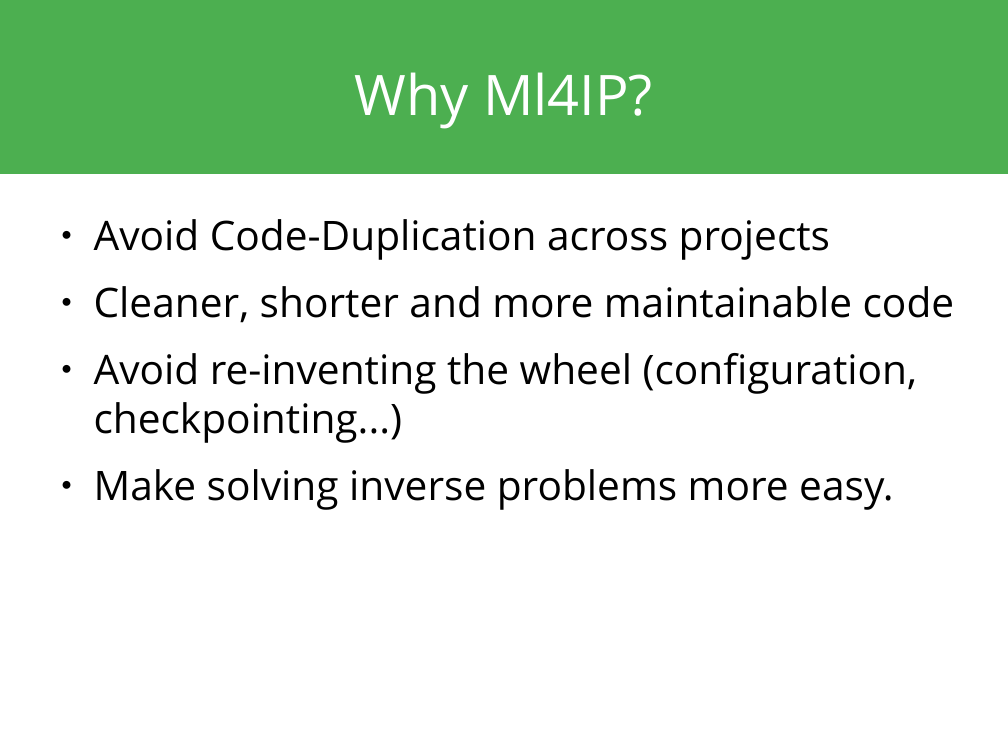
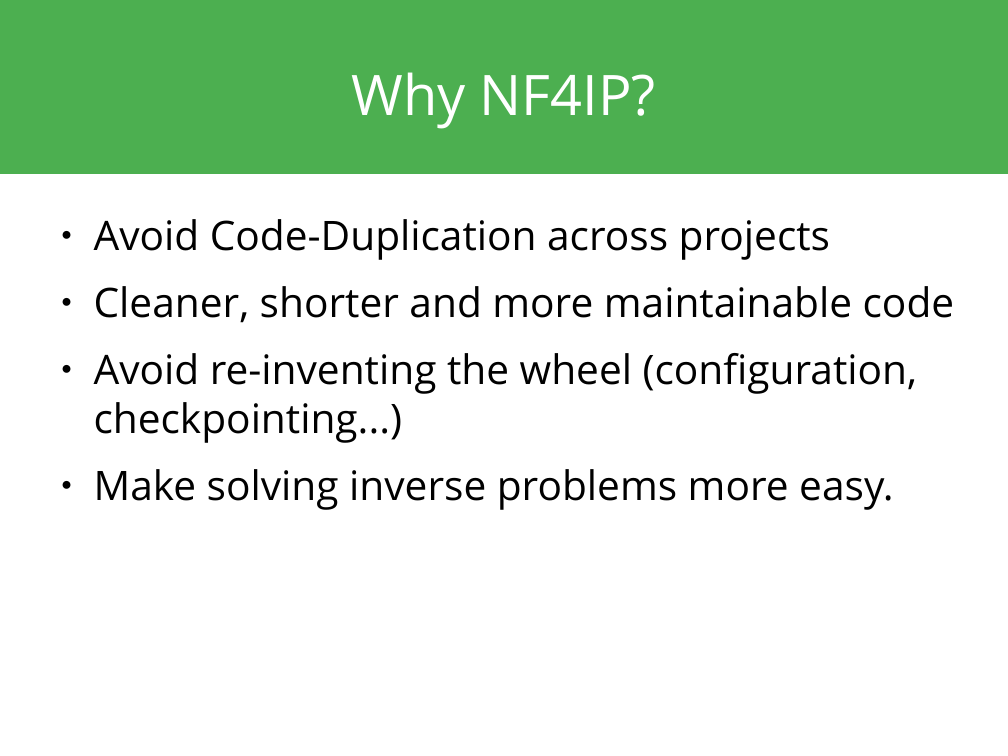
Before and after one commit to Photon-AI-Research/NF4IP, a slide deck: slide 5 of docs/presentation/nf4ip.odp. Drawn at 1008x756 pixels with LibreOffice and Linux fonts; fonts in the diff are those of the drawing. Boxes give left, top, right and bottom in pixels: in the first picture for what was removed or moved away, otherwise in the second. Text is boxed around its words. In the diff, an @@ line names an element or a change of style, - is before the commit and + after.

```diff
--- a/docs/presentation/nf4ip.odp
+++ b/docs/presentation/nf4ip.odp
@@ title at (351, 72, 656, 129): text changed @@
-Why Ml4IP?
+Why NF4IP?
```
Also in this commit, not shown: 11 other slides changed, 1 other file.
